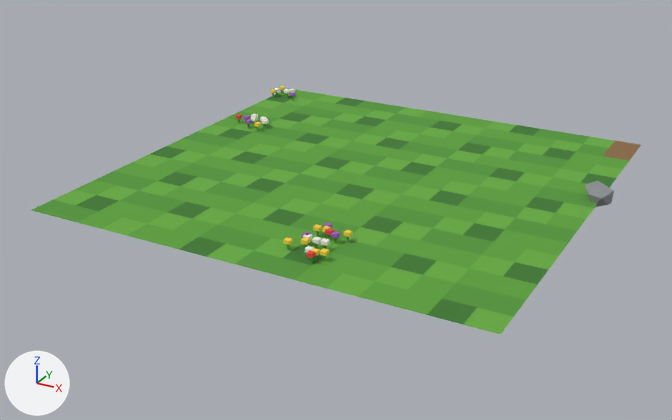
What one commit did to the glTF model assets/models/town/chunk_1_4.glb.
The view is the same before and after, from a 50 mm lens placed at (38.1, -99.5, 12.2), pointed at (23.5, -73.0, -1.1). Lighting does not change. The marker at lower left points along +X, +Y and +Z. The older version comes first. Vertices at exactly the same position are counted once.

The scene before the commit, as lines of its bpy script (objects in view):
```python
me_chunk_1_4 = bpy.data.meshes.new('chunk_1_4')
me_chunk_1_4.from_pydata(...)  # 797 vertices, 1276 faces; spans x 16.0..32.4, y -80.0..-64.0, z -0.4..0.6
me_chunk_1_4.materials.append(mat_grass_b)
me_chunk_1_4.materials.append(mat_grass_c)
me_chunk_1_4.materials.append(mat_grass_a)
me_chunk_1_4.materials.append(mat_grass_dark)
me_chunk_1_4.materials.append(mat_dirt)
me_chunk_1_4.materials.append(mat_rock)
me_chunk_1_4.materials.append(mat_leaf_b)
me_chunk_1_4.materials.append(mat_flower_w)
me_chunk_1_4.materials.append(mat_flower_y)
me_chunk_1_4.materials.append(mat_flower_p)
me_chunk_1_4.materials.append(mat_flower_r)
ob_chunk_1_4 = bpy.data.objects.new('chunk_1_4', me_chunk_1_4)
ob_chunk_1_4.location = (0.0, 0.0, 0.0)
```
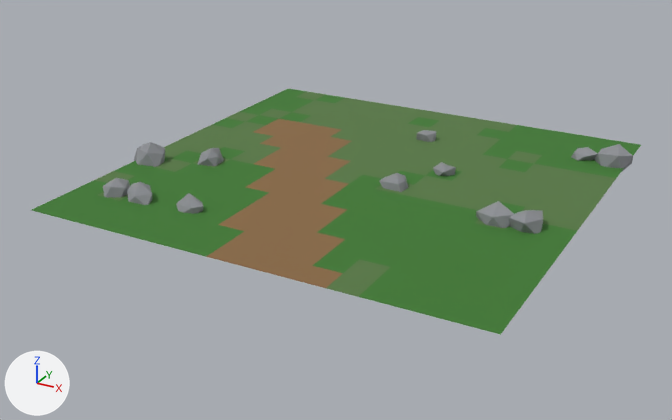
The change, as a list of edits to the scene's bpy script:
```text
Add mat_moss:
    mat_moss = bpy.data.materials.new('moss')
    # nodes: BsdfPrincipled, Mix, OutputMaterial, VertexColor
    # colours: dark green #587a45, mixed with the vertex colours
Change me_chunk_1_4:
    used by ob_chunk_1_4; location = (0.0, 0.0, 0.0)
    remove me_chunk_1_4.from_pydata(...)  # 797 vertices, 1276 faces; spans x 16.0..32.4, y -80.0..-64.0, z -0.4..0.6
    add me_chunk_1_4.from_pydata(...)  # 433 vertices, 752 faces; spans x 15.7..32.2, y -80.0..-64.0, z -0.4..0.8
    me_chunk_1_4 part 1: 63 loose pieces with 508 vertices, spanning x 16.0..32.4, y -79.0..-64.8, z -0.4..0.6, are deleted
    me_chunk_1_4 part 2
    108 vertices are added at x 15.7..32.2, y -78.0..-65.9, z -0.4..0.8
    180 new faces join them, mat_rock
    me_chunk_1_4 part 3
    36 vertices are added at x 24.1..26.9, y -72.8..-67.1, z -0.2..0.5
    60 new faces join them, mat_rock
    me_chunk_1_4 part 4: 60 faces spanning x 16.0..32.0, y -80.0..-64.0, z 0.0 switch from mat_grass_b to mat_grass_dark
    me_chunk_1_4 part 5: 20 faces spanning x 18.0..26.0, y -80.0..-69.0, z 0.0 switch from mat_grass_b to mat_dirt
    me_chunk_1_4 part 6: 46 faces spanning x 16.0..32.0, y -77.0..-64.0, z 0.0 switch from mat_grass_b to mat_moss
    me_chunk_1_4 part 7: 56 faces spanning x 16.0..32.0, y -80.0..-64.0, z 0.0 switch from mat_grass_c to mat_grass_dark
    me_chunk_1_4 part 8: 20 faces spanning x 18.0..26.0, y -80.0..-68.0, z 0.0 switch from mat_grass_c to mat_dirt
    me_chunk_1_4 part 9: 52 faces spanning x 16.0..32.0, y -80.0..-64.0, z 0.0 switch from mat_grass_c to mat_moss
    me_chunk_1_4 part 10: 88 faces spanning x 16.0..32.0, y -80.0..-64.0, z 0.0 switch from mat_grass_a to mat_grass_dark
    me_chunk_1_4 part 11: 28 faces spanning x 19.0..27.0, y -80.0..-68.0, z 0.0 switch from mat_grass_a to mat_dirt
    me_chunk_1_4 part 12: 74 faces spanning x 16.0..32.0, y -79.0..-64.0, z 0.0 switch from mat_grass_a to mat_moss
    me_chunk_1_4 part 13: 10 faces spanning x 20.0..26.0, y -79.0..-69.0, z 0.0 switch from mat_grass_dark to mat_dirt
    me_chunk_1_4 part 14: 26 faces spanning x 16.0..32.0, y -74.0..-64.0, z 0.0 switch from mat_grass_dark to mat_moss
    me_chunk_1_4 part 15: 4 faces spanning x 31.0..32.0, y -66.0..-64.0, z 0.0 switch from mat_dirt to mat_grass_dark
    remove me_chunk_1_4.materials.append(mat_leaf_b)
    remove me_chunk_1_4.materials.append(mat_flower_w)
    remove me_chunk_1_4.materials.append(mat_flower_y)
    remove me_chunk_1_4.materials.append(mat_flower_p)
    remove me_chunk_1_4.materials.append(mat_flower_r)
```

Boxes (x1, y1, x2, y2) around the edits, measured in the pictures (672 x 420 px):
'chunk_1_4', reshaped: before (32, 86, 641, 335); after (32, 89, 641, 335)
part 1 of me_chunk_1_4, deleted: before (235, 86, 614, 264)
part 2 of me_chunk_1_4, added: after (103, 142, 633, 234)
part 3 of me_chunk_1_4, added: after (379, 130, 456, 192)
part 4 of me_chunk_1_4, recoloured: (32, 115, 605, 317) in both
part 5 of me_chunk_1_4, recoloured: (226, 125, 348, 280) in both
part 6 of me_chunk_1_4, recoloured: (95, 101, 598, 210) in both
part 7 of me_chunk_1_4, recoloured: (53, 95, 623, 335) in both
part 8 of me_chunk_1_4, recoloured: (206, 119, 351, 264) in both
part 9 of me_chunk_1_4, recoloured: (98, 107, 594, 297) in both
part 10 of me_chunk_1_4, recoloured: (74, 89, 624, 315) in both
part 11 of me_chunk_1_4, recoloured: (218, 122, 347, 288) in both
part 12 of me_chunk_1_4, recoloured: before (154, 92, 588, 281); after (155, 92, 609, 281)
part 13 of me_chunk_1_4, recoloured: (246, 133, 350, 265) in both
part 14 of me_chunk_1_4, recoloured: before (151, 98, 616, 213); after (164, 98, 616, 213)
part 15 of me_chunk_1_4, recoloured: before (603, 141, 641, 161); after (611, 141, 641, 155)
